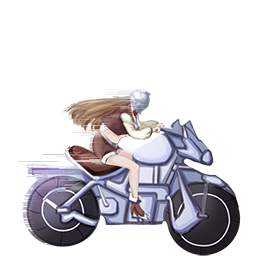
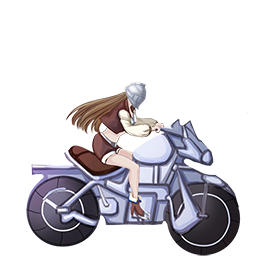
Layer changes from the first 256x256 image to the second:
moved "レイヤー 1 のコピー" into group "dash" over [18, 88, 210, 254]
moved "レイヤー 1" into group "dash" over [25, 88, 210, 255]
added group "default" with 1 layers over [26, 82, 248, 255]
showed "レイヤー 0", moved it into group "default" over [26, 82, 248, 255]
